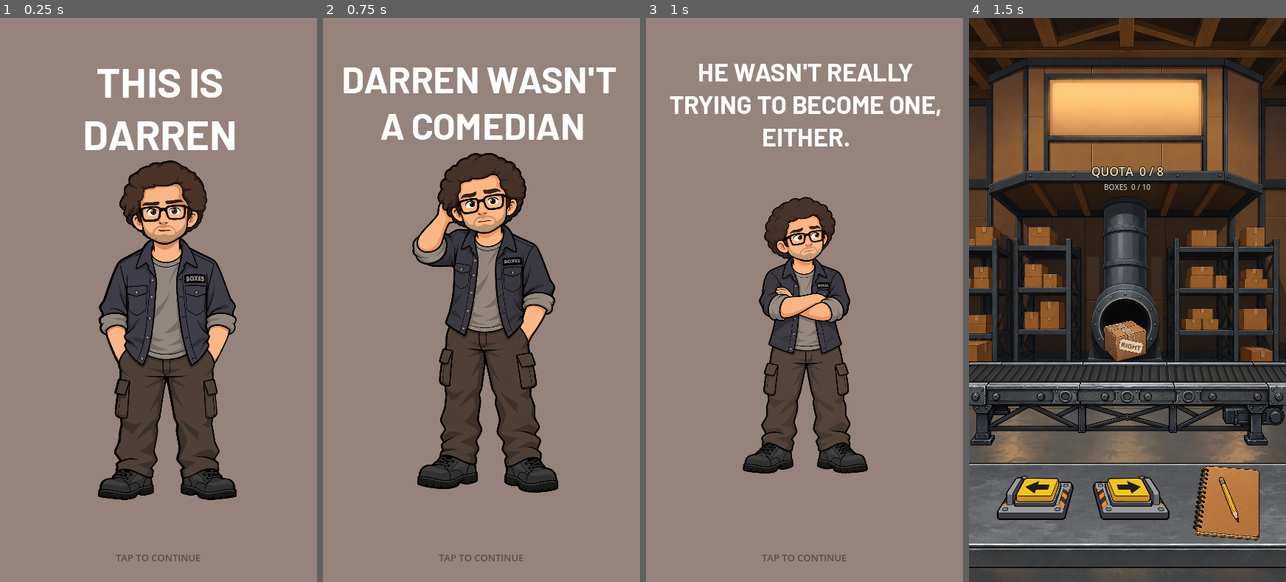
Above: before the commit, frames 1-4 (left to right).
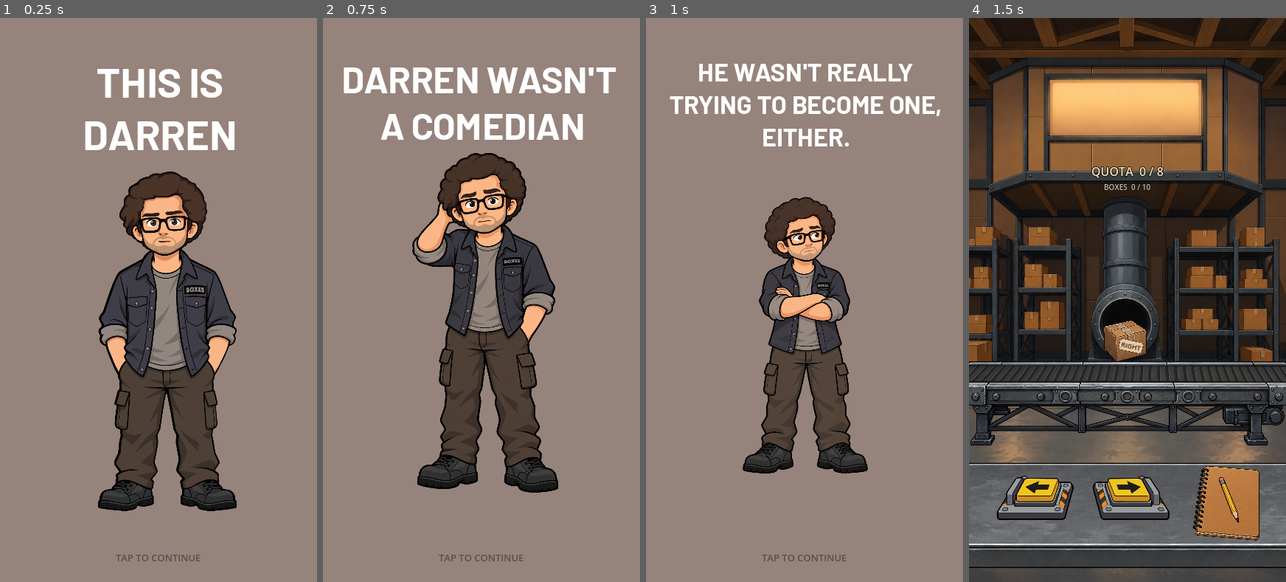
Above: after the commit, the same moments.

Repository: patrickcallahancomedy/comedian
Game: Godot game, scene res://scenes/story/story_sequence.tscn
Two runs of this game, one before a commit and one after it. Both use one fixed random seed, a clock stepped at 60 frames per second and the inputs below.
Inputs (mouse positions are in pixels of both pictures, inside the frame that each line leads up to):
- Up to frame 1 (0.25 s): no input
- Up to frame 2 (0.75 s): tap Enter (ui_accept) at 0.5 s; move the mouse to (551, 271) at 0.52 s; click (551, 271) at 0.67 s
- Up to frame 3 (1 s): tap Enter (ui_accept) at 0.77 s
- Up to frame 4 (1.5 s): tap Enter (ui_accept) at 1.25 s; move the mouse to (1064, 328) at 1.27 s; click (1064, 328) at 1.42 s

The runs differ from the first frame. In frame 1, 9.4% of the frame differs, in the area x 30-75%, y 25-88%; in frame 2, nothing differs; in frame 3, nothing differs; in frame 4, nothing differs.

Commit message:
Move page 1 Darren down 15px for spacing balance

Diff:
--- a/godot/scenes/story/pages/01_darren_intro.tscn
+++ b/godot/scenes/story/pages/01_darren_intro.tscn
@@ -73,9 +73,9 @@
 [node name="Foreground" type="TextureRect" parent="ArtLayer" unique_id=2058067170]
 layout_mode = 1
 offset_left = 71.0
-offset_top = 163.0
+offset_top = 178.0
 offset_right = 391.0
-offset_bottom = 683.0
+offset_bottom = 698.0
 texture = ExtResource("2_b60eo")
 expand_mode = 1
 stretch_mode = 5
